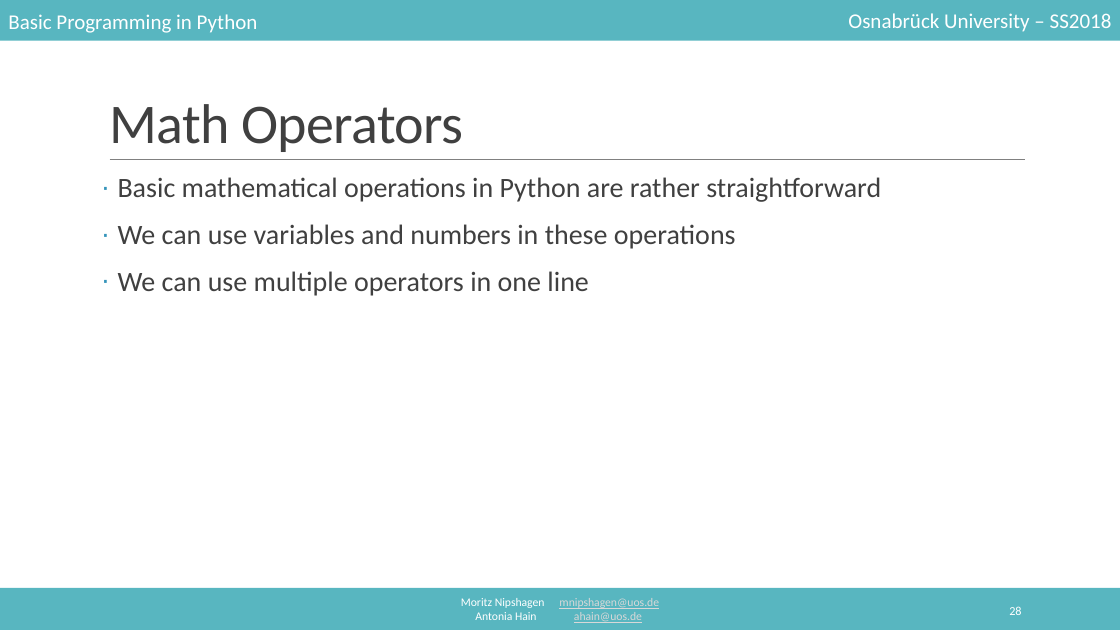
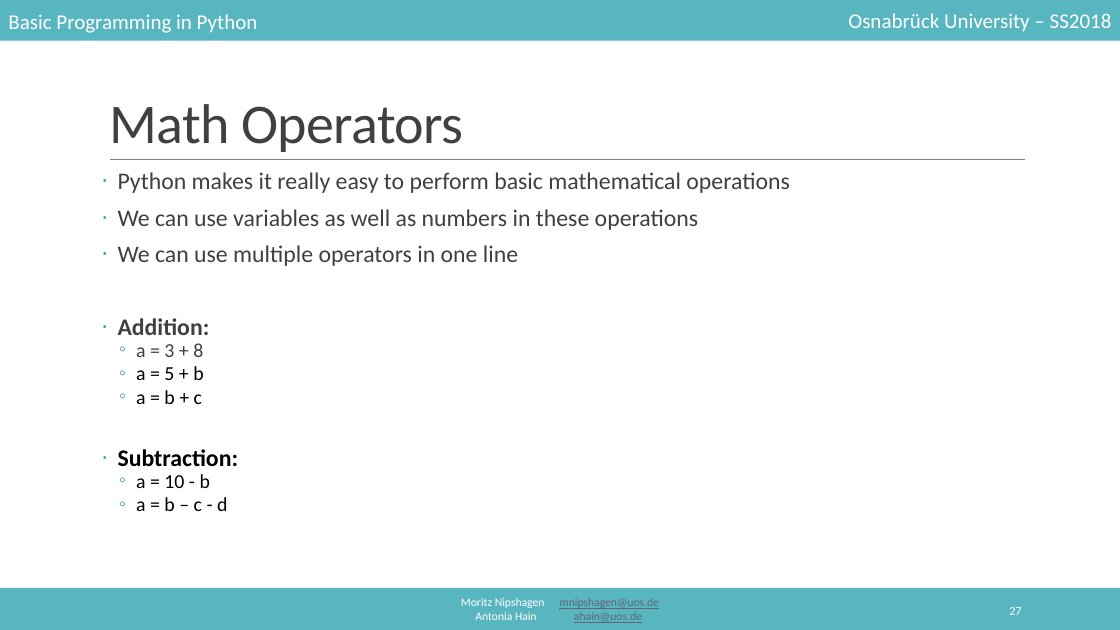
Before and after one commit to mnipshagen/monty, a slide deck: slide 27 of 2018/02/Syntax_and_variables.pptx (slide 28 before the commit). Drawn at 1120x630 pixels with LibreOffice and Linux fonts; fonts in the diff are those of the drawing. Boxes give left, top, right and bottom in pixels: in the first picture for what was removed or moved away, otherwise in the second. Text is boxed around its words. In the diff, an @@ line names an element or a change of style, - is before the commit and + after.

```diff
--- a/2018/02/Syntax_and_variables.pptx
+++ b/2018/02/Syntax_and_variables.pptx
@@ text at (118,172,790,230): text changed; size 24 to 20.4 pt @@
-· Basic mathematical operations in Python are rather straightforward
-· We can use variables and numbers in these operations
+· Python makes it really easy to perform basic mathematical operations
+· We can use variables as well as numbers in these operations
@@ text at (118,245,518,266): size 24 to 20.4 pt in "We can use multiple operators in one ..."; line spacing 0.9 to 0.7 @@
@@ text at (118,318,239,511): paragraphs added @@
+· Addition:
+  ◦ a = 3 + 8
+  ◦ a = 5 + b
+  ◦ a = b + c
+· Subtraction:
+  ◦ a = 10 - b
+  ◦ a = b – c - d
@@ text "Moritz Nipshagen mnipshagen@uos.de" at (461,598,659,623): text colour #D8D8D8 to #636378 in "mnipshagen@uos.de", "ahain@uos.de" @@
@@ page number at (1009,607,1021,615): text changed @@
-28
+27
```
Also in this commit, not shown: 38 other slides changed, 1 slide removed, 15 other files.
